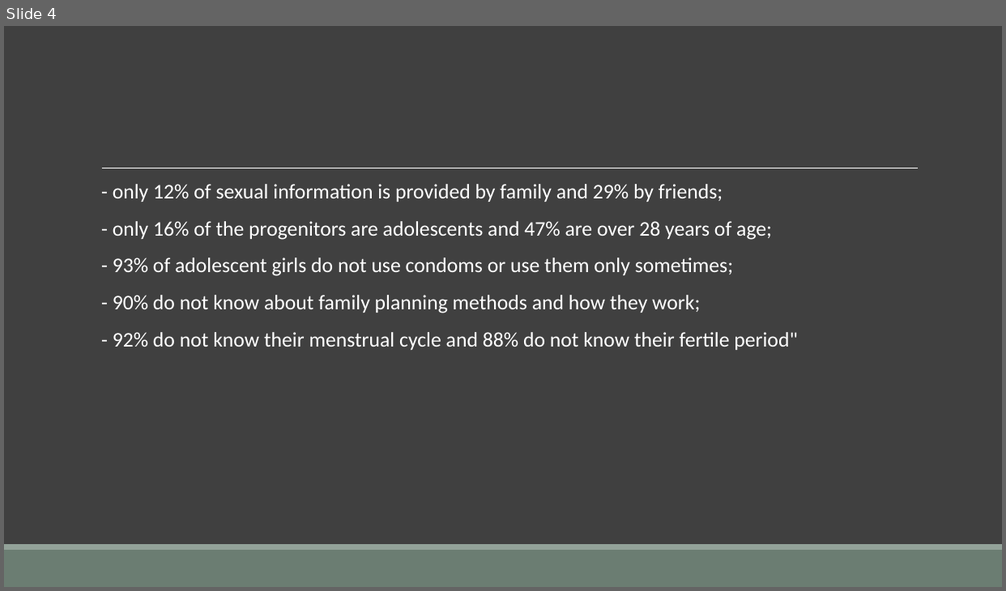
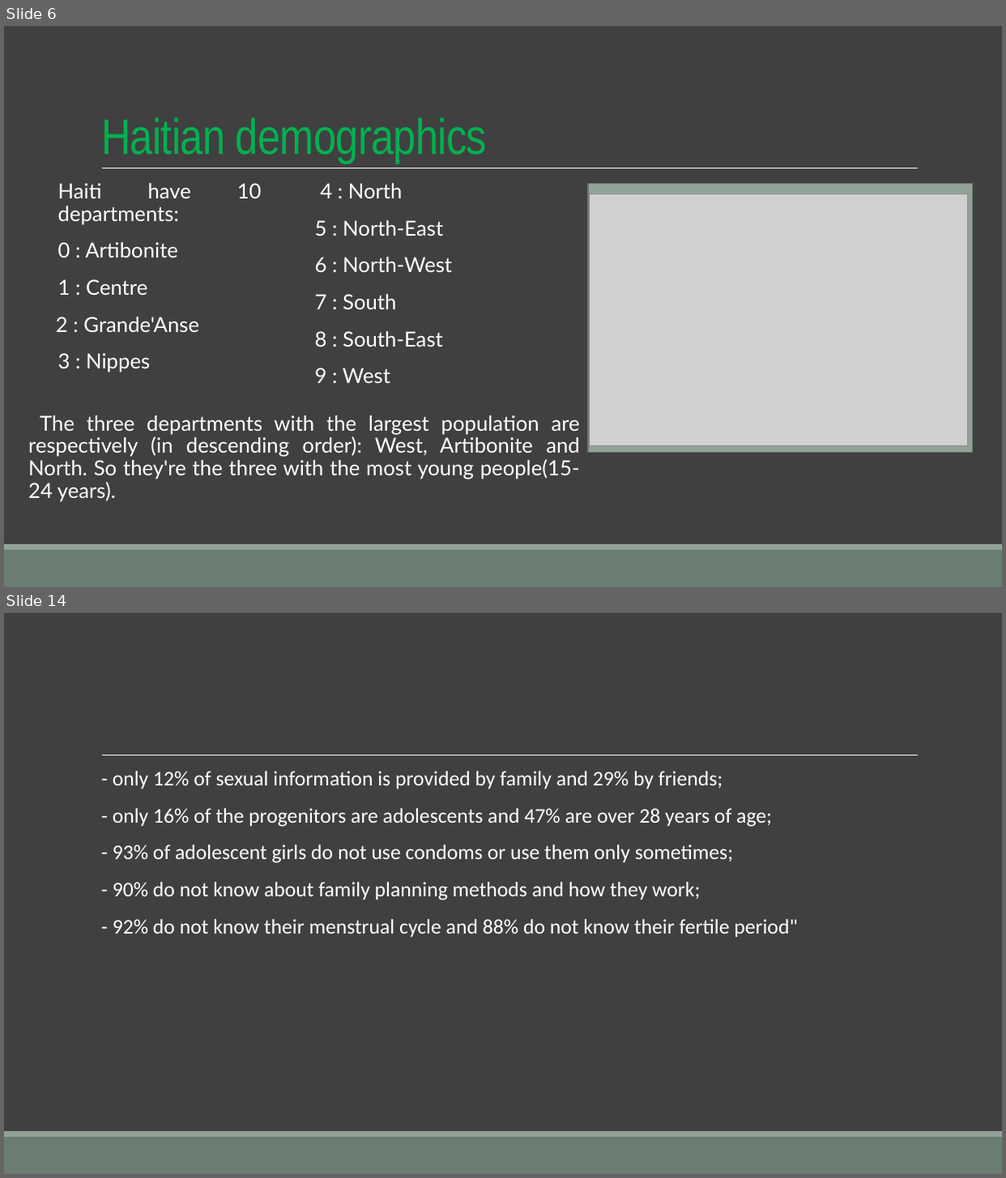
Before and after one commit to Maickery/Child_of_change, a slide deck: Result/Presentation.pptx. Shown one above the other, each under a label of ours: slide 4 before the commit, slides 6 and 14 after it; the slides between them are not shown. The pictures are 1006x591 and 1006x1178 pixels, drawn with LibreOffice and Linux fonts; fonts in the diff are those of the drawing; grey boxes stand for pictures. Boxes give left, top, right and bottom in pixels: in the first picture for what was removed or moved away, otherwise in the second. Text is boxed around its words. In the diff, an @@ line names an element or a change of style, - is before the commit and + after.

```diff
--- a/Result/Presentation.pptx
+++ b/Result/Presentation.pptx
@@ slide 6 added at (4, 26, 1002, 587), background #404040; not listed: 3 template elements that a slide beside it also shows @@
@@ title added at (101, 118, 487, 164), 48 pt, text #00B050 @@
+Haitian demographics
@@ text added at (56, 183, 452, 383), 20 pt, text #FFFFFF @@
+  Haiti have 10 departments:
+  0 : Artibonite
+  1 : Centre
+2 : Grande'Anse
+  3 : Nippes
+  4 : North
+  5 : North-East
+  6 : North-West
+  7 : South
+  8 : South-East
+  9 : West
@@ rectangle added at (588, 184, 973, 453), fill #93A299, outline #6D7871 1.25 pt @@
@@ picture added at (590, 194, 968, 446) @@
@@ text added at (28, 416, 580, 502), 20 pt, text #FFFFFF @@
+  The three departments with the largest population are respectively (in descending order): West, Artibonite and North. So they're the three with the most young people(15-24 years).
@@ what was slide 4 is now slide 14 @@
```
Also in this commit, not shown: 1 slide changed, 9 other slides added, 4 slides removed, 9 other files.
